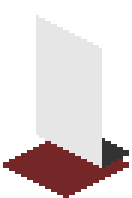
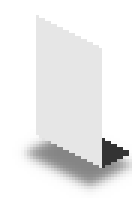
Layered file, before and after one edit (132 x 198). Changes by layer:
added layer "Shadow copy" (60%) above "Bottom" over [12, 135, 132, 198]
hid "Bottom" over [3, 135, 129, 198]
